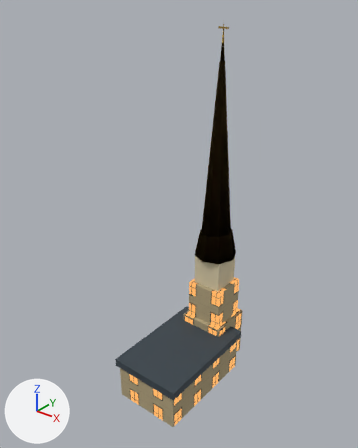
One commit to the glTF model assets/models/fortress.glb: the scene before it, then after it.
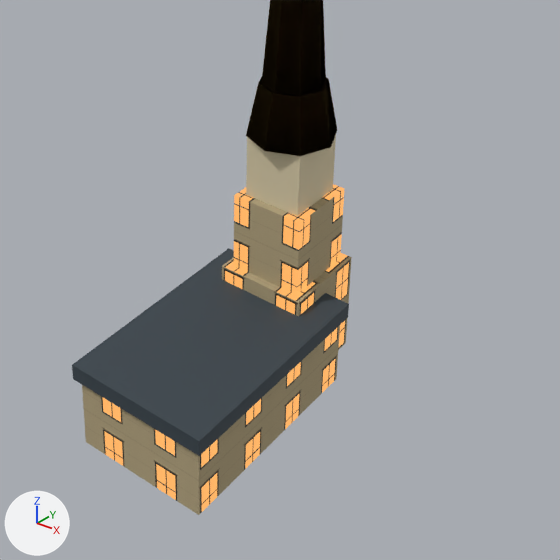
Each version is shown whole from a 50 mm camera at (18.5, -25.3, 27.9) aimed at (-0.6, -1.5, 13.1), then close up on the part from 23% to 94% of the width and 43% to 100% of the height. The axes (+X, +Y, +Z) are drawn at lower left. The lights are the same throughout. The last two pictures show the newer version.

Names of what the first close-up shows: 'fortress'.
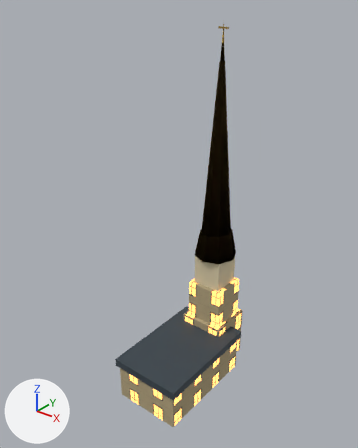
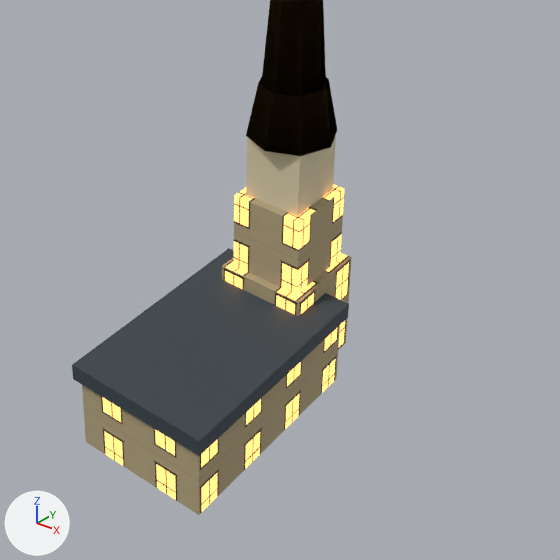
Edits to the bpy script that builds the scene:
```text
Change mat_facadestone:
    where n0 = _N.new('ShaderNodeBsdfPrincipled'); n0.name = 'Principled BSDF'
    n0.inputs[28].default_value: 1.0 -> 2.4  # 'Emission Strength'
```

Boxes (x1, y1, x2, y2) around the edits, measured in the close-ups (560 x 560 px):
'fortress', surface changed: (99, 178, 351, 515) in both
